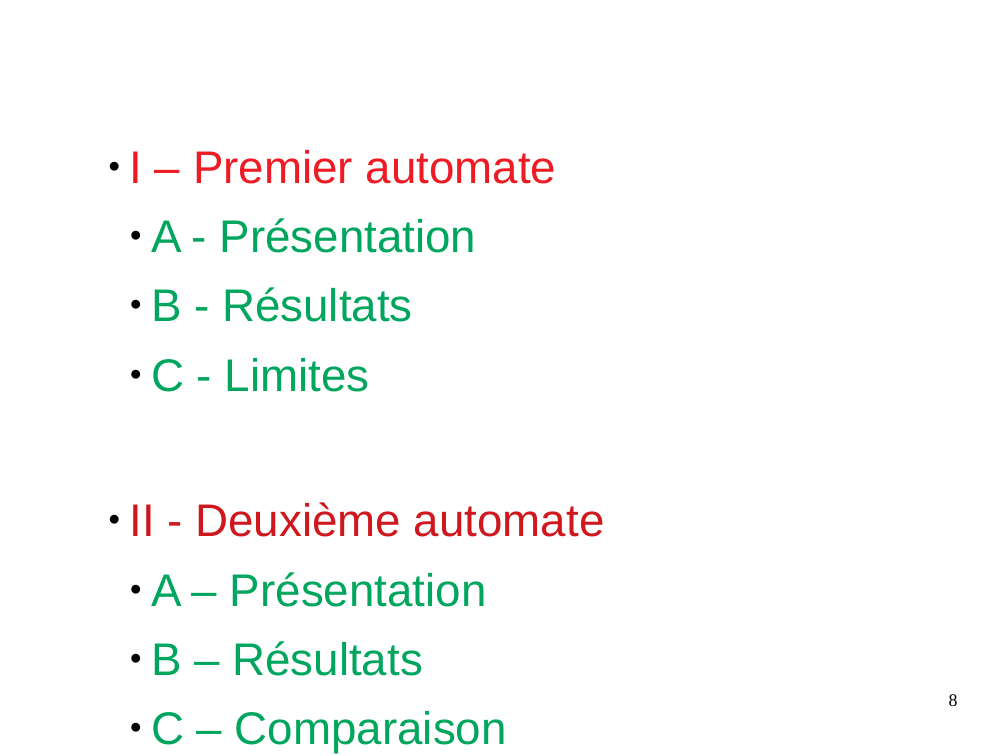
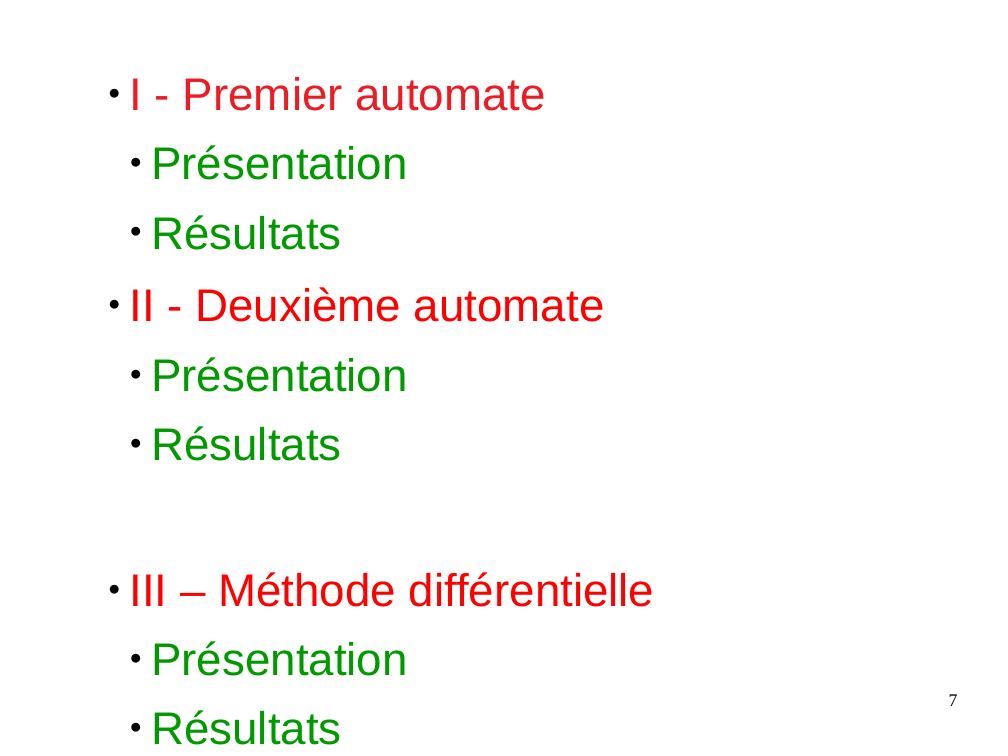
Before and after one commit to Arthurrre/TIPE_Automate, a slide deck: slide 7 of diapo/présentation.odp (slide 8 before the commit). Drawn at 1008x756 pixels with LibreOffice and Linux fonts; fonts in the diff are those of the drawing. Boxes give left, top, right and bottom in pixels: in the first picture for what was removed or moved away, otherwise in the second. Text is boxed around its words. In the diff, an @@ line names an element or a change of style, - is before the commit and + after.

Commit message:
powerpoint

```diff
--- a/diapo/présentation.odp
+++ b/diapo/présentation.odp
@@ text at bbox=[130, 77, 546, 250]: text changed; text colour #00A65D to #009900 @@
-● I – Premier automate
-  ● A - Présentation
-  ● B - Résultats
-  ● C - Limites
+● I - Premier automate
+  ● Présentation
+  ● Résultats
@@ text at bbox=[130, 287, 605, 322]: text colour #CE181E to #FF0000 in "II - Deuxième automate" @@
@@ text at bbox=[130, 357, 655, 745]: text changed; text colour #00A65D to #009900 @@
-  ● A – Présentation
-  ● B – Résultats
-  ● C – Comparaison
+  ● Présentation
+  ● Résultats
+● III – Méthode différentielle
+  ● Présentation
+  ● Résultats
@@ page number at bbox=[949, 694, 958, 706]: text changed @@
-8
+7
```
Also in this commit, not shown: 9 other slides changed, 6 slides added, 3 slides removed, 6 other files.
